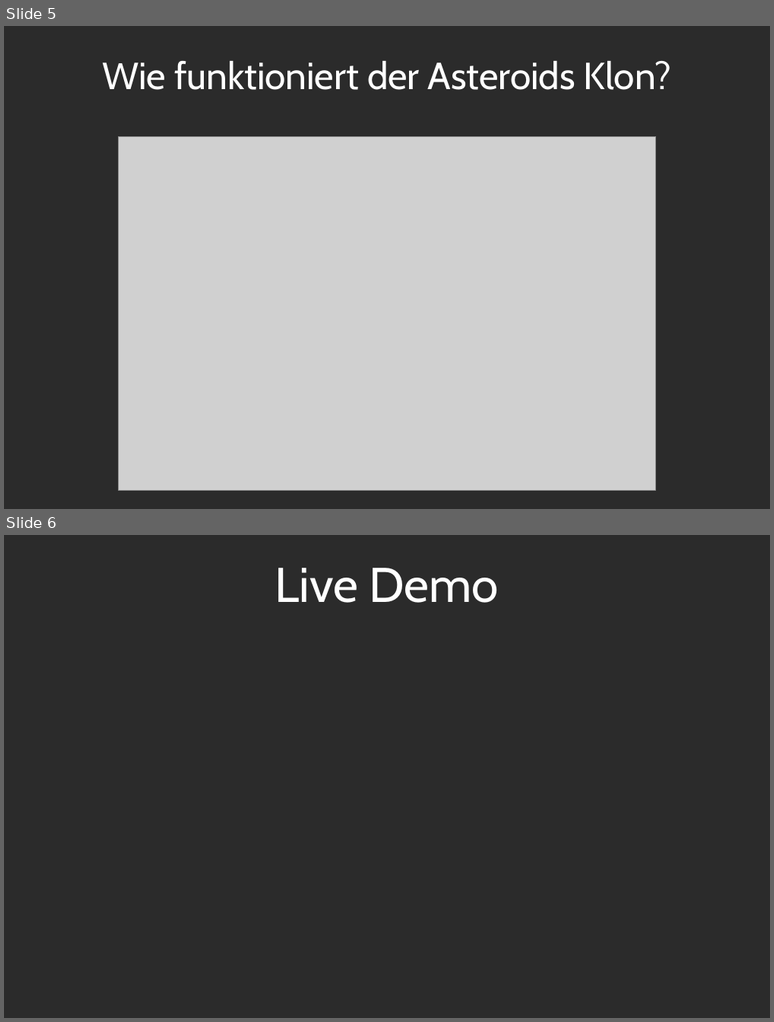
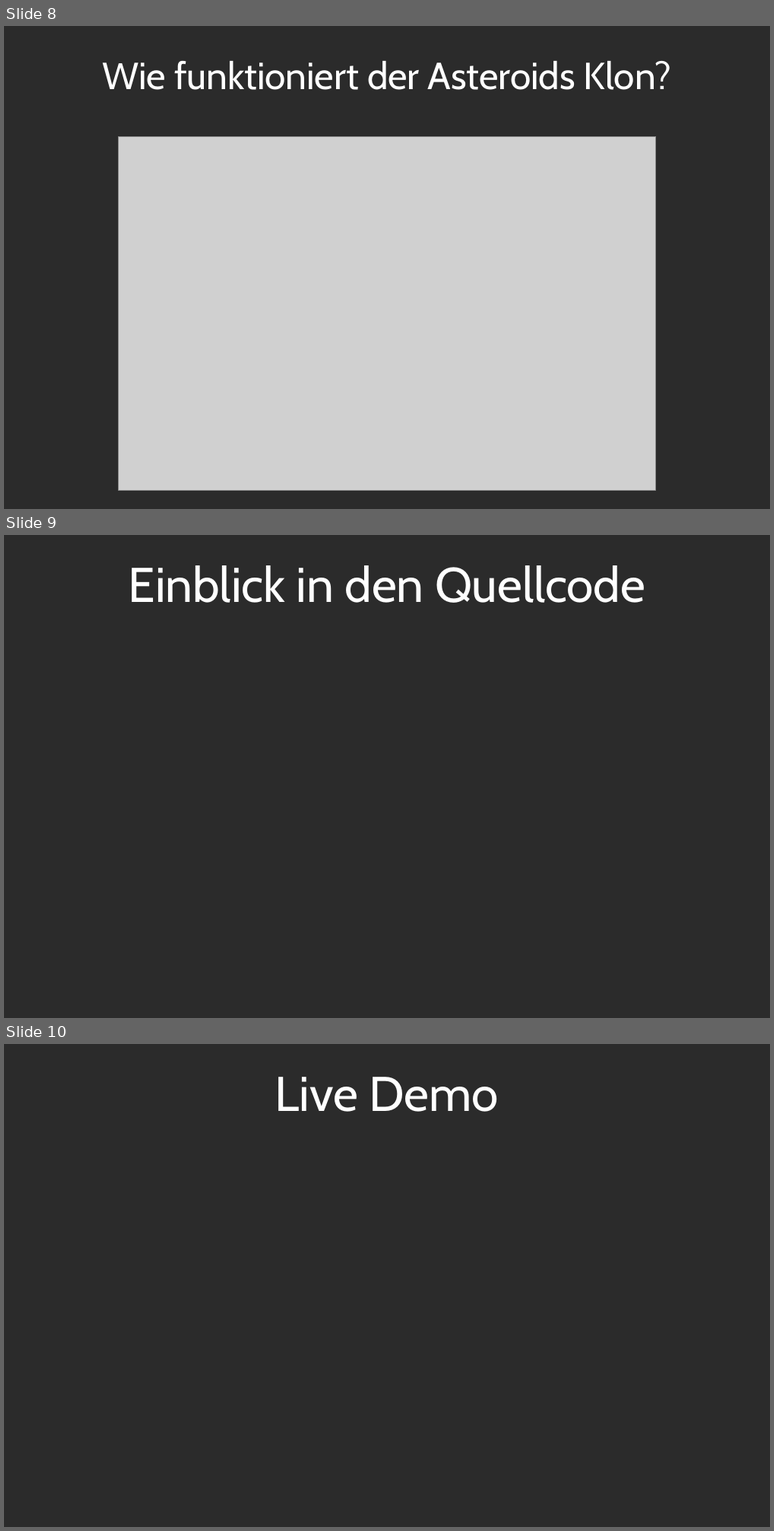
Before and after one commit to moeb/asteroids, a slide deck: praesentation.odp. Shown one above the other, each under a label of ours: slides 5 and 6 before the commit, slides 8, 9 and 10 after it. The pictures are 774x1022 and 774x1531 pixels, drawn with LibreOffice and Linux fonts; fonts in the diff are those of the drawing; grey boxes stand for pictures; background and template pictures are left out; a plain dark background stands for a picture behind light text. Boxes give left, top, right and bottom in pixels: in the first picture for what was removed or moved away, otherwise in the second. Text is boxed around its words. In the diff, an @@ line names an element or a change of style, - is before the commit and + after.

```diff
--- a/praesentation.odp
+++ b/praesentation.odp
@@ slide 9 added at <box>4,535,770,1018</box>, background picture (left out) @@
@@ title added at <box>129,565,645,603</box>, 60 pt, text #FFFFFF @@
+Einblick in den Quellcode
@@ what was slide 5 is now slide 8 @@
@@ what was slide 6 is now slide 10 @@
```
Also in this commit, not shown: 3 slides changed, 5 other slides added, 1 slide removed.
